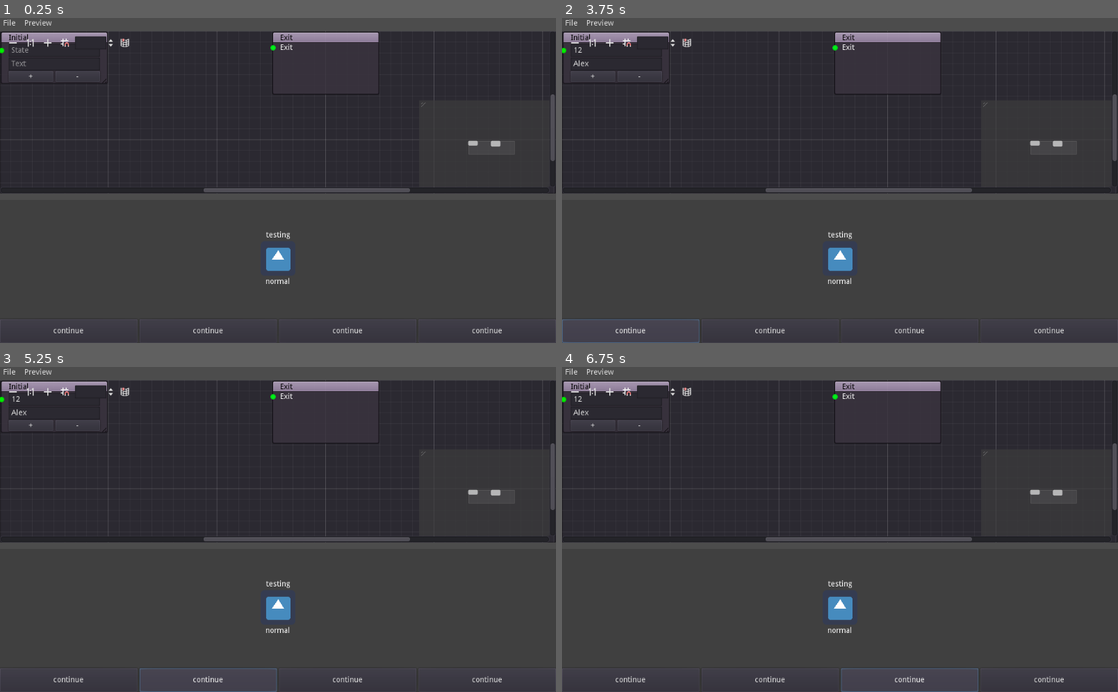
Above: before the commit, frames 1-4 (two rows, left to right).
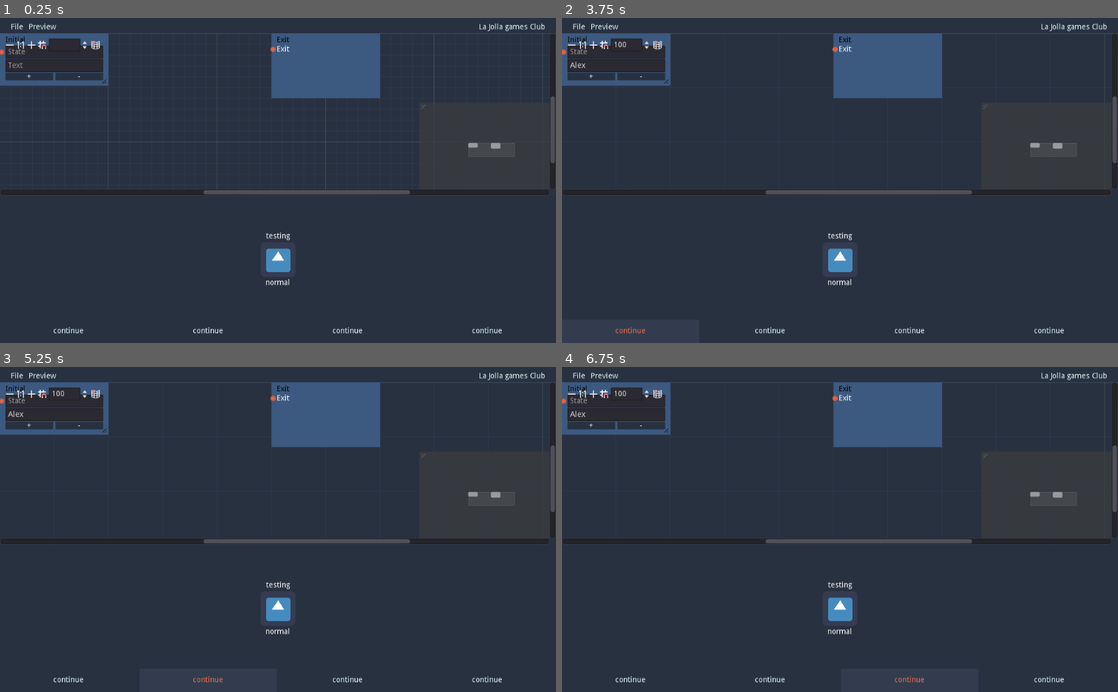
Above: after the commit, the same moments.

Repository: creikey/godot-dialog
Game: Godot game, scene res://Main.tscn
Two runs of this game, one before a commit and one after it. Both use one fixed random seed, a clock stepped at 60 frames per second and the inputs below. The engine's default icon, where the game draws it, is replaced by a stand-in: a white triangle on a blue panel in a dark square.
Inputs (mouse positions are in pixels of both pictures, inside the frame that each line leads up to):
- Up to frame 1 (0.25 s): no input
- Up to frame 2 (3.75 s): click (617, 50) at 0.52 s; type "12" at 0.6 s; click (617, 63) at 0.75 s; type "Alex" at 0.83 s; click "File" at 1.25 s; click "Preview" at 2 s; click (1073, 27) at 2.75 s, where only the run after the commit has a clickable "La Jolla games Club"; click "continue" at 3.5 s
- Up to frame 3 (5.25 s): click "continue" at 4.25 s; click "continue" at 5 s
- Up to frame 4 (6.75 s): click "continue" at 5.75 s; click "continue" at 6.5 s

The runs differ from the first frame. In frame 1, 14% of the frame differs, in the area x 0-100%, y 0-100%; in frame 2, 13%; in frame 3, 13%; in frame 4, 13%.

Commit message:
Theme editor and add club link

Diff:
--- /dev/null
+++ b/editor/CreditsButton.gd
@@ -0,0 +1,4 @@
+extends Button
+
+func _on_CreditsButton_pressed():
+	OS.shell_open("https://lajollagames.club")
--- a/editor/ExitGraphNode.tscn
+++ b/editor/ExitGraphNode.tscn
@@ -8,7 +8,7 @@
 title = "Exit"
 slot/0/left_enabled = true
 slot/0/left_type = 0
-slot/0/left_color = Color( 0, 1, 0.109804, 1 )
+slot/0/left_color = Color( 0.933333, 0.423529, 0.301961, 1 )
 slot/0/right_enabled = false
 slot/0/right_type = 0
 slot/0/right_color = Color( 1, 1, 1, 1 )
--- a/editor/Main.tscn
+++ b/editor/Main.tscn
@@ -1,13 +1,15 @@
-[gd_scene load_steps=9 format=2]
+[gd_scene load_steps=11 format=2]
 
 [ext_resource path="res://Main.gd" type="Script" id=1]
-[ext_resource path="res://FileDialog.gd" type="Script" id=2]
-[ext_resource path="res://PopupMenu.gd" type="Script" id=3]
-[ext_resource path="res://FileButton.gd" type="Script" id=4]
-[ext_resource path="res://GraphEdit.gd" type="Script" id=5]
-[ext_resource path="res://InitialGraphNode.tscn" type="PackedScene" id=6]
-[ext_resource path="res://ExitGraphNode.tscn" type="PackedScene" id=7]
-[ext_resource path="res://parser/DialogParser.tscn" type="PackedScene" id=8]
+[ext_resource path="res://theme.tres" type="Theme" id=2]
+[ext_resource path="res://FileDialog.gd" type="Script" id=3]
+[ext_resource path="res://PopupMenu.gd" type="Script" id=4]
+[ext_resource path="res://FileButton.gd" type="Script" id=5]
+[ext_resource path="res://CreditsButton.gd" type="Script" id=6]
+[ext_resource path="res://GraphEdit.gd" type="Script" id=7]
+[ext_resource path="res://InitialGraphNode.tscn" type="PackedScene" id=8]
+[ext_resource path="res://ExitGraphNode.tscn" type="PackedScene" id=9]
+[ext_resource path="res://parser/DialogParser.tscn" type="PackedScene" id=10]
 
 [node name="Main" type="Node2D"]
 script = ExtResource( 1 )
@@ -15,6 +17,7 @@
 [node name="UI" type="CanvasLayer" parent="."]
 
 [node name="FileDialog" type="FileDialog" parent="UI"]
+visible = true
 anchor_left = 0.5
 anchor_top = 0.5
 anchor_right = 0.5
@@ -23,12 +26,13 @@
 margin_top = -190.0
 margin_right = 337.5
 margin_bottom = 190.0
+theme = ExtResource( 2 )
 access = 2
 filters = PoolStringArray( "*.json" )
 current_dir = "/home/creikey/Documents/projects/godot-dialog/editor"
 current_file = "dialog.json"
 current_path = "/home/creikey/Documents/projects/godot-dialog/editor/dialog.json"
-script = ExtResource( 2 )
+script = ExtResource( 3 )
 __meta__ = {
 "_edit_use_anchors_": false
 }
@@ -37,13 +41,15 @@
 [node name="PopupMenu" type="PopupMenu" parent="UI"]
 margin_right = 20.0
 margin_bottom = 20.0
+theme = ExtResource( 2 )
 items = [ "state", null, 0, false, false, 0, 0, null, "", false, "state stub", null, 0, false, false, 1, 0, null, "", false ]
-script = ExtResource( 3 )
+script = ExtResource( 4 )
 graph_edit_path = NodePath("../VSplitContainer/VBoxContainer/GraphEdit")
 
 [node name="VSplitContainer" type="VSplitContainer" parent="UI"]
 anchor_right = 1.0
 anchor_bottom = 1.0
+theme = ExtResource( 2 )
 split_offset = 300
 __meta__ = {
 "_edit_use_anchors_": false
@@ -51,59 +57,98 @@
 
 [node name="VBoxContainer" type="VBoxContainer" parent="UI/VSplitContainer"]
 margin_right = 1024.0
-margin_bottom = 324.0
+margin_bottom = 328.0
 __meta__ = {
 "_edit_use_anchors_": false
 }
 
-[node name="Menu" type="HBoxContainer" parent="UI/VSplitContainer/VBoxContainer"]
+[node name="MarginContainer" type="MarginContainer" parent="UI/VSplitContainer/VBoxContainer"]
 margin_right = 1024.0
-margin_bottom = 20.0
+margin_bottom = 24.0
+custom_constants/margin_right = 20
+custom_constants/margin_top = 10
+custom_constants/margin_left = 20
+custom_constants/margin_bottom = 0
 
-[node name="FileButton" type="MenuButton" parent="UI/VSplitContainer/VBoxContainer/Menu"]
-margin_right = 35.0
-margin_bottom = 20.0
+[node name="Menu" type="HBoxContainer" parent="UI/VSplitContainer/VBoxContainer/MarginContainer"]
+margin_left = 20.0
+margin_top = 10.0
+margin_right = 1004.0
+margin_bottom = 24.0
+custom_constants/separation = 10
+
+[node name="FileButton" type="MenuButton" parent="UI/VSplitContainer/VBoxContainer/MarginContainer/Menu"]
+margin_right = 23.0
+margin_bottom = 14.0
 text = "File"
 items = [ "Load", null, 0, false, false, 1, 0, null, "", false, "Save", null, 0, false, false, 2, 0, null, "", false ]
-script = ExtResource( 4 )
+script = ExtResource( 5 )
 
-[node name="PlayButton" type="Button" parent="UI/VSplitContainer/VBoxContainer/Menu"]
-margin_left = 39.0
-margin_right = 101.0
-margin_bottom = 20.0
+[node name="PlayButton" type="Button" parent="UI/VSplitContainer/VBoxContainer/MarginContainer/Menu"]
+margin_left = 33.0
+margin_right = 83.0
+margin_bottom = 14.0
 text = "Preview"
 flat = true
 
+[node name="EmptySpace" type="Control" parent="UI/VSplitContainer/VBoxContainer/MarginContainer/Menu"]
+margin_left = 93.0
+margin_right = 852.0
+margin_bottom = 14.0
+size_flags_horizontal = 3
+
+[node name="CreditsButton" type="Button" parent="UI/VSplitContainer/VBoxContainer/MarginContainer/Menu"]
+margin_left = 862.0
+margin_right = 984.0
+margin_bottom = 14.0
+text = "La Jolla games Club"
+flat = true
+align = 2
+script = ExtResource( 6 )
+
 [node name="GraphEdit" type="GraphEdit" parent="UI/VSplitContainer/VBoxContainer"]
-margin_top = 24.0
+margin_top = 28.0
 margin_right = 1024.0
-margin_bottom = 324.0
+margin_bottom = 328.0
 size_flags_vertical = 3
-script = ExtResource( 5 )
+script = ExtResource( 7 )
 
-[node name="1" parent="UI/VSplitContainer/VBoxContainer/GraphEdit" instance=ExtResource( 6 )]
+[node name="1" parent="UI/VSplitContainer/VBoxContainer/GraphEdit" instance=ExtResource( 8 )]
 margin_right = 200.0
-margin_bottom = 100.0
+margin_bottom = 103.0
 mouse_filter = 1
+resizable = true
+slot/0/left_enabled = true
+slot/0/left_type = 0
+slot/0/left_color = Color( 0, 1, 0, 1 )
+slot/0/right_type = 0
+slot/0/right_color = Color( 0, 1, 0, 1 )
+slot/1/left_enabled = false
+slot/1/left_type = 0
+slot/1/left_color = Color( 1, 1, 1, 1 )
+slot/1/right_enabled = false
+slot/1/right_type = 0
+slot/1/right_color = Color( 1, 1, 1, 1 )
 
-[node name="0" parent="UI/VSplitContainer/VBoxContainer/GraphEdit" instance=ExtResource( 7 )]
+[node name="0" parent="UI/VSplitContainer/VBoxContainer/GraphEdit" instance=ExtResource( 9 )]
 margin_left = 500.0
 margin_right = 700.0
 margin_bottom = 120.0
 mouse_filter = 1
 offset = Vector2( 500, 0 )
 
-[node name="DialogParser" parent="UI/VSplitContainer" instance=ExtResource( 8 )]
+[node name="DialogParser" parent="UI/VSplitContainer" instance=ExtResource( 10 )]
 anchor_right = 0.0
 anchor_bottom = 0.0
-margin_top = 336.0
+margin_top = 340.0
 margin_right = 1024.0
 margin_bottom = 600.0
 [connection signal="file_selected" from="UI/FileDialog" to="UI/FileDialog" method="_on_FileDialog_file_selected"]
 [connection signal="id_pressed" from="UI/PopupMenu" to="UI/PopupMenu" method="_on_PopupMenu_id_pressed"]
-[connection signal="load_menu" from="UI/VSplitContainer/VBoxContainer/Menu/FileButton" to="UI/FileDialog" method="_on_FileButton_load_menu"]
-[connection signal="save_menu" from="UI/VSplitContainer/VBoxContainer/Menu/FileButton" to="UI/FileDialog" method="_on_FileButton_save_menu"]
-[connection signal="pressed" from="UI/VSplitContainer/VBoxContainer/Menu/PlayButton" to="UI/VSplitContainer/VBoxContainer/GraphEdit" method="_on_PlayButton_pressed"]
+[connection signal="load_menu" from="UI/VSplitContainer/VBoxContainer/MarginContainer/Menu/FileButton" to="UI/FileDialog" method="_on_FileButton_load_menu"]
+[connection signal="save_menu" from="UI/VSplitContainer/VBoxContainer/MarginContainer/Menu/FileButton" to="UI/FileDialog" method="_on_FileButton_save_menu"]
+[connection signal="pressed" from="UI/VSplitContainer/VBoxContainer/MarginContainer/Menu/PlayButton" to="UI/VSplitContainer/VBoxContainer/GraphEdit" method="_on_PlayButton_pressed"]
+[connection signal="pressed" from="UI/VSplitContainer/VBoxContainer/MarginContainer/Menu/CreditsButton" to="UI/VSplitContainer/VBoxContainer/MarginContainer/Menu/CreditsButton" method="_on_CreditsButton_pressed"]
 [connection signal="connection_request" from="UI/VSplitContainer/VBoxContainer/GraphEdit" to="UI/VSplitContainer/VBoxContainer/GraphEdit" method="_on_GraphEdit_connection_request"]
 [connection signal="disconnection_request" from="UI/VSplitContainer/VBoxContainer/GraphEdit" to="UI/VSplitContainer/VBoxContainer/GraphEdit" method="_on_GraphEdit_disconnection_request"]
 [connection signal="new_greatest_id" from="UI/VSplitContainer/VBoxContainer/GraphEdit" to="UI/PopupMenu" method="_on_GraphEdit_new_greatest_id"]
--- a/editor/StateGraphNode.tscn
+++ b/editor/StateGraphNode.tscn
@@ -3,7 +3,7 @@
 [ext_resource path="res://StateStubGraphNode.tscn" type="PackedScene" id=1]
 [ext_resource path="res://StateGraphNode.gd" type="Script" id=2]
 
-[node name="StateGraphNode" index="0" instance=ExtResource( 1 )]
+[node name="StateGraphNode" instance=ExtResource( 1 )]
 title = "State"
 slot/0/right_enabled = false
 slot/2/left_enabled = false
--- a/editor/editor_state.gd
+++ b/editor/editor_state.gd
@@ -1,4 +1,4 @@
 extends Resource
 
 # warning-ignore:unused_class_variable
-var state_color = Color(0, 1, 0)
+var state_color = Color("#EE6C4D")
--- a/editor/parser/DialogParser.tscn
+++ b/editor/parser/DialogParser.tscn
@@ -1,27 +1,29 @@
-[gd_scene load_steps=6 format=2]
+[gd_scene load_steps=7 format=2]
 
-[ext_resource path="res://parser/DialogLabel.gd" type="Script" id=1]
-[ext_resource path="res://icon.png" type="Texture" id=2]
-[ext_resource path="res://parser/ChoiceButton.tscn" type="PackedScene" id=4]
-[ext_resource path="res://parser/DialogParser.gd" type="Script" id=5]
+[ext_resource path="res://theme.tres" type="Theme" id=1]
+[ext_resource path="res://parser/DialogParser.gd" type="Script" id=2]
+[ext_resource path="res://parser/ChoiceButton.tscn" type="PackedScene" id=3]
+[ext_resource path="res://parser/DialogLabel.gd" type="Script" id=4]
+[ext_resource path="res://icon.png" type="Texture" id=5]
 
 [sub_resource type="StyleBoxFlat" id=1]
-bg_color = Color( 0.254902, 0.254902, 0.254902, 1 )
+bg_color = Color( 0.105882, 0.121569, 0.14902, 0 )
 
 [node name="DialogParser" type="PanelContainer"]
 anchor_right = 1.0
 anchor_bottom = 1.0
 size_flags_horizontal = 3
 size_flags_vertical = 3
+theme = ExtResource( 1 )
 custom_styles/panel = SubResource( 1 )
-script = ExtResource( 5 )
+script = ExtResource( 2 )
 __meta__ = {
 "_edit_use_anchors_": false
 }
 dialog_label_path = NodePath("VBoxContainer/CenterContainer/VBoxContainer/DialogLabel")
 emotion_label_path = NodePath("VBoxContainer/CenterContainer/VBoxContainer/EmotionLabel")
 choice_button_hbox_path = NodePath("VBoxContainer/ChoiceButtons")
-choice_button = ExtResource( 4 )
+choice_button = ExtResource( 3 )
 
 [node name="VBoxContainer" type="VBoxContainer" parent="."]
 margin_right = 1024.0
--- a/editor/project.godot
+++ b/editor/project.godot
@@ -40,4 +40,5 @@
 
 [rendering]
 
+environment/default_clear_color=Color( 0.160784, 0.196078, 0.254902, 1 )
 environment/default_environment="res://default_env.tres"
--- /dev/null
+++ b/editor/theme.tres
@@ -0,0 +1,96 @@
+[gd_resource type="Theme" load_steps=12 format=2]
+
+[sub_resource type="StyleBoxEmpty" id=1]
+
+[sub_resource type="StyleBoxEmpty" id=6]
+
+[sub_resource type="StyleBoxFlat" id=3]
+bg_color = Color( 0.2, 0.239216, 0.309804, 1 )
+
+[sub_resource type="StyleBoxFlat" id=4]
+bg_color = Color( 0.160784, 0.196078, 0.254902, 1 )
+
+[sub_resource type="StyleBoxFlat" id=5]
+bg_color = Color( 0.933333, 0.423529, 0.301961, 1 )
+
+[sub_resource type="StyleBoxFlat" id=7]
+bg_color = Color( 0.6, 0.6, 0.6, 0 )
+
+[sub_resource type="StyleBoxFlat" id=10]
+content_margin_left = 10.0
+content_margin_right = 10.0
+content_margin_top = 23.0
+content_margin_bottom = 10.0
+bg_color = Color( 0.239216, 0.352941, 0.501961, 1 )
+border_width_left = 3
+border_width_top = 3
+border_width_right = 3
+border_width_bottom = 3
+
+[sub_resource type="StyleBoxFlat" id=9]
+content_margin_left = 10.0
+content_margin_right = 10.0
+content_margin_top = 23.0
+content_margin_bottom = 10.0
+bg_color = Color( 0.239216, 0.352941, 0.501961, 1 )
+
+[sub_resource type="StyleBoxFlat" id=8]
+
+[sub_resource type="StyleBoxFlat" id=12]
+bg_color = Color( 0.160784, 0.196078, 0.254902, 1 )
+
+[sub_resource type="StyleBoxFlat" id=11]
+bg_color = Color( 0.239216, 0.352941, 0.501961, 1 )
+
+[resource]
+Button/colors/font_color = Color( 0.878431, 0.984314, 0.988235, 1 )
+Button/colors/font_color_disabled = Color( 0.901961, 0.901961, 0.901961, 0.2 )
+Button/colors/font_color_hover = Color( 0.933333, 0.423529, 0.301961, 1 )
+Button/colors/font_color_pressed = Color( 0.239216, 0.352941, 0.501961, 1 )
+Button/constants/hseparation = 2
+Button/fonts/font = null
+Button/styles/disabled = SubResource( 1 )
+Button/styles/focus = SubResource( 6 )
+Button/styles/hover = SubResource( 3 )
+Button/styles/normal = SubResource( 4 )
+Button/styles/pressed = SubResource( 5 )
+GraphEdit/colors/activity = Color( 1, 1, 1, 1 )
+GraphEdit/colors/grid_major = Color( 0.596078, 0.756863, 0.85098, 0.235294 )
+GraphEdit/colors/grid_minor = Color( 0.239216, 0.352941, 0.501961, 0.235294 )
+GraphEdit/constants/bezier_len_neg = 160
+GraphEdit/constants/bezier_len_pos = 80
+GraphEdit/constants/port_grab_distance_horizontal = 48
+GraphEdit/constants/port_grab_distance_vertical = 6
+GraphEdit/icons/minus = null
+GraphEdit/icons/more = null
+GraphEdit/icons/reset = null
+GraphEdit/icons/snap = null
+GraphEdit/styles/bg = SubResource( 7 )
+GraphNode/colors/close_color = Color( 0, 0, 0, 1 )
+GraphNode/colors/title_color = Color( 0, 0, 0, 1 )
+GraphNode/constants/close_offset = 18
+GraphNode/constants/port_offset = 3
+GraphNode/constants/separation = 1
+GraphNode/constants/title_offset = 20
+GraphNode/fonts/title_font = null
+GraphNode/icons/close = null
+GraphNode/icons/port = null
+GraphNode/icons/resizer = null
+GraphNode/styles/breakpoint = null
+GraphNode/styles/comment = null
+GraphNode/styles/commentfocus = SubResource( 10 )
+GraphNode/styles/defaultfocus = SubResource( 10 )
+GraphNode/styles/defaultframe = null
+GraphNode/styles/frame = SubResource( 9 )
+GraphNode/styles/position = SubResource( 8 )
+GraphNode/styles/selectedframe = SubResource( 10 )
+PanelContainer/styles/panel = SubResource( 12 )
+WindowDialog/colors/title_color = Color( 0.878431, 0.984314, 0.988235, 1 )
+WindowDialog/constants/close_h_ofs = 23
+WindowDialog/constants/close_v_ofs = 20
+WindowDialog/constants/scaleborder_size = 13
+WindowDialog/constants/title_height = 29
+WindowDialog/fonts/title_font = null
+WindowDialog/icons/close = null
+WindowDialog/icons/close_highlight = null
+WindowDialog/styles/panel = SubResource( 11 )
Not shown: 3 places in editor/parser/DialogParser.tscn that only renumber resources
